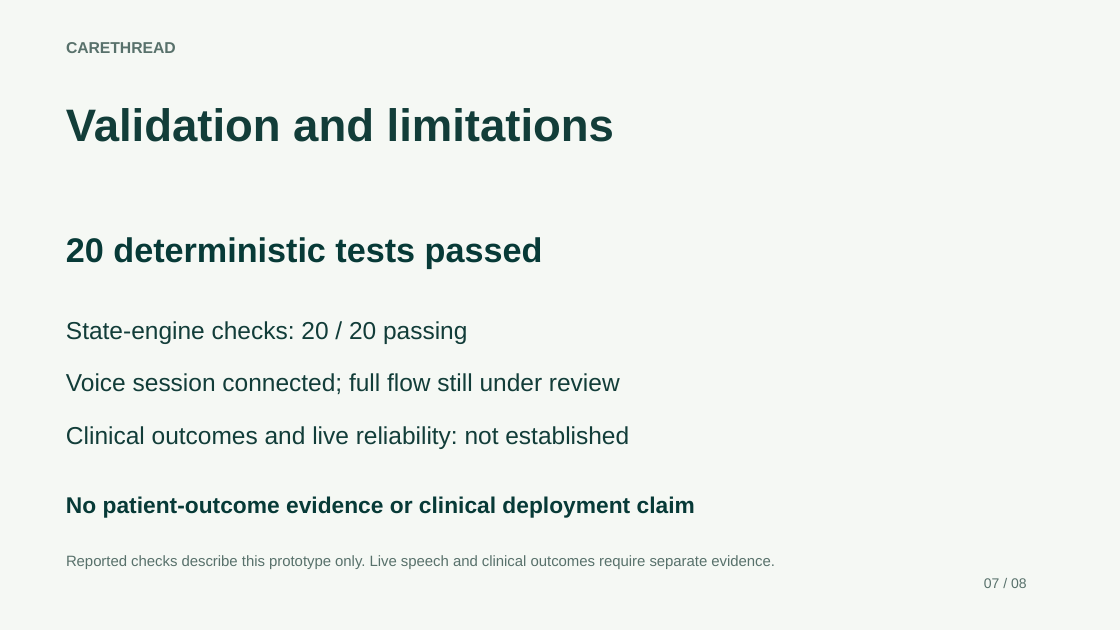
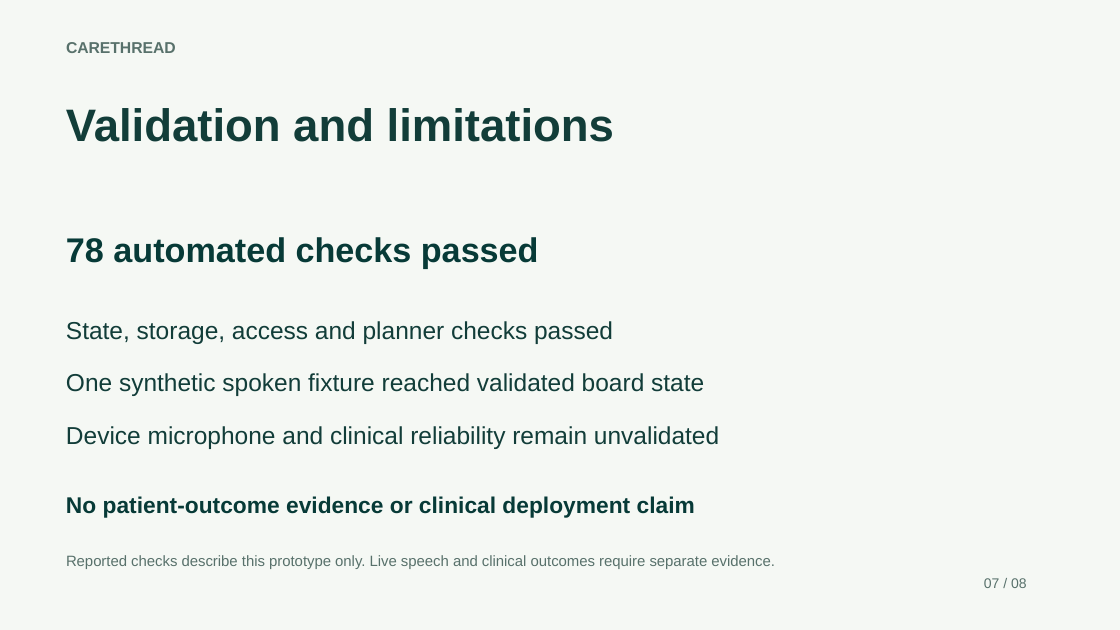
Before and after one commit to ajegz/carethread, a slide deck: slide 7 of submission/carethread-deck.pptx. Drawn at 1120x630 pixels with LibreOffice and Linux fonts; fonts in the diff are those of the drawing. Boxes give left, top, right and bottom in pixels: in the first picture for what was removed or moved away, otherwise in the second. Text is boxed around its words. In the diff, an @@ line names an element or a change of style, - is before the commit and + after.

Commit message:
Finish validated voice planning and hackathon release assets

```diff
--- a/submission/carethread-deck.pptx
+++ b/submission/carethread-deck.pptx
@@ text at bbox=[66, 237, 539, 268]: text changed @@
-20 deterministic tests passed
+78 automated checks passed
@@ text at bbox=[66, 321, 613, 344]: text changed @@
-State-engine checks: 20 / 20 passing
+State, storage, access and planner checks passed
@@ text at bbox=[66, 373, 704, 396]: text changed @@
-Voice session connected; full flow still under review
+One synthetic spoken fixture reached validated board state
@@ text at bbox=[66, 426, 719, 449]: text changed @@
-Clinical outcomes and live reliability: not established
+Device microphone and clinical reliability remain unvalidated
```
Also in this commit, not shown: 1 other slide changed, 24 other files.
